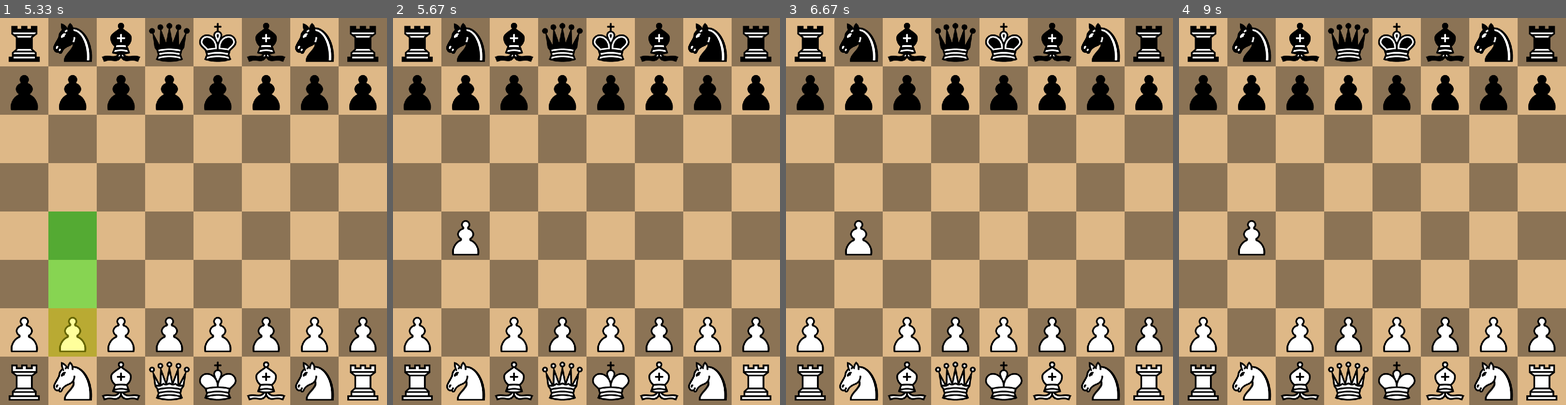
Above: before the commit, frames 1-4 (left to right).
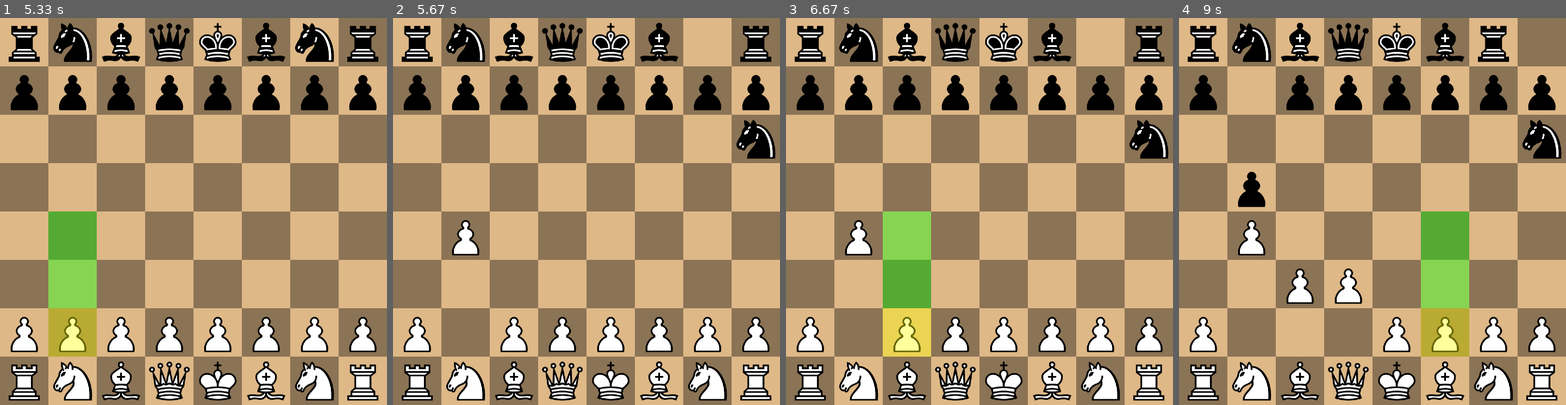
Above: after the commit, the same moments.

Repository: titaniummachine1/Pygame-Chess-Game-With-AI
Game: pygame game, started from main.py
Same seed, same stepped clock (60 frames per second), same inputs: the game is played once before the commit and once after it.
Inputs (mouse positions are in pixels of both pictures, inside the frame that each line leads up to):
- Up to frame 1 (5.33 s): click (193, 211) at 0.4 s; click (336, 346) at 1.23 s; click (92, 68) at 1.57 s; click (174, 312) at 1.9 s; click (340, 358) at 2.23 s; click (328, 312) at 2.57 s; click (313, 203) at 2.9 s; click (77, 354) at 5.07 s
- Up to frame 2 (5.67 s): click (466, 234) at 5.4 s
- Up to frame 3 (6.67 s): click (1002, 319) at 5.73 s; click (1099, 304) at 6.07 s; click (890, 343) at 6.43 s
- Up to frame 4 (9 s): click (1302, 304) at 6.9 s; click (1387, 315) at 7.23 s; click (1357, 79) at 7.57 s; click (1333, 327) at 7.93 s; click (1368, 281) at 8.47 s; click (1442, 327) at 8.8 s

Frame 1 is identical in both runs. In frame 2, 1.4% of the frame differs, in the area x 76-99%, y 1-37%; in frame 3, 6.1%; in frame 4, 8.9%, in the area x 15-99%, y 1-88%.

Commit message:
ai player

Diff:
--- /dev/null
+++ b/chess/ai/ai_player.py
@@ -0,0 +1,17 @@
+import random
+from chess.movegen import generate_all_moves
+from chess.move import Move
+
+class AIPlayer:
+    def __init__(self, game_state):
+        self.game_state = game_state
+
+    def select_move(self):
+        """
+        Select a move for the AI player.
+        Currently, it selects a random move from the list of all possible moves.
+        """
+        all_moves = generate_all_moves(self.game_state)
+        if not all_moves:
+            return None
+        return random.choice(all_moves)
--- a/chess/movegen/king_moves.py
+++ /dev/null
@@ -1,31 +0,0 @@
-from ..bitboard import set_bit, clear_bit, test_bit, coords_to_square, square_to_coords, in_bounds
-from ..move import Move
-
-def generate_king_moves(game_state, is_white):
-    moves = []
-    king = game_state.whiteKing if is_white else game_state.blackKing
-    opponent_occupancy = game_state.get_black_occupancy() if is_white else game_state.get_white_occupancy()
-    own_occupancy = game_state.get_white_occupancy() if is_white else game_state.get_black_occupancy()
-    king_moves = [(-1, -1), (-1, 0), (-1, 1), (0, -1), (0, 1), (1, -1), (1, 0), (1, 1)]
-
-    for sq in range(64):
-        if test_bit(king, sq):
-            row, col = square_to_coords(sq)
-            for dr, dc in king_moves:
-                new_row, new_col = row + dr, col + dc
-                if in_bounds(new_row, new_col):
-                    new_sq = coords_to_square(new_row, new_col)
-                    if not test_bit(own_occupancy, new_sq):
-                        moves.append(Move('wK' if is_white else 'bK', sq, new_sq, isCapture=test_bit(opponent_occupancy, new_sq)))
-            # Castling moves
-            if is_white and not game_state.whiteKingMoved:
-                if not game_state.whiteRookHMoved and not any(test_bit(game_state.get_occupancy(), coords_to_square(7, c)) for c in range(5, 7)):
-                    moves.append(Move('wK', sq, coords_to_square(7, 6), isCastle=True))
-                if not game_state.whiteRookAMoved and not any(test_bit(game_state.get_occupancy(), coords_to_square(7, c)) for c in range(1, 4)):
-                    moves.append(Move('wK', sq, coords_to_square(7, 2), isCastle=True))
-            elif not is_white and not game_state.blackKingMoved:
-                if not game_state.blackRookHMoved and not any(test_bit(game_state.get_occupancy(), coords_to_square(0, c)) for c in range(5, 7)):
-                    moves.append(Move('bK', sq, coords_to_square(0, 6), isCastle=True))
-                if not game_state.blackRookAMoved and not any(test_bit(game_state.get_occupancy(), coords_to_square(0, c)) for c in range(1, 4)):
-                    moves.append(Move('bK', sq, coords_to_square(0, 2), isCastle=True))
-    return moves
--- a/main.py
+++ b/main.py
@@ -7,6 +7,7 @@
 from chess.move import Move
 from chess.bitboard import coords_to_square, square_to_coords, test_bit
 from chess.pieces import ALL_PIECES
+from chess.ai.ai_player import AIPlayer
 
 pygame.init()
 
@@ -77,6 +78,9 @@
     gameState = GameState()
     gameState.init_standard_position()
 
+    # Initialize AI player
+    ai_player = AIPlayer(gameState)
+
     selectedSquare = None      # (row, col) for the piece the user selected
     movesForSelected = []      # possible moves from that square
 
@@ -114,6 +118,11 @@
                         # Make the move
                         gameState.make_move(chosenMove)
 
+                        # AI makes a move
+                        ai_move = ai_player.select_move()
+                        if ai_move:
+                            gameState.make_move(ai_move)
+
                     # Clear the selection
                     selectedSquare = None
                     movesForSelected = []
